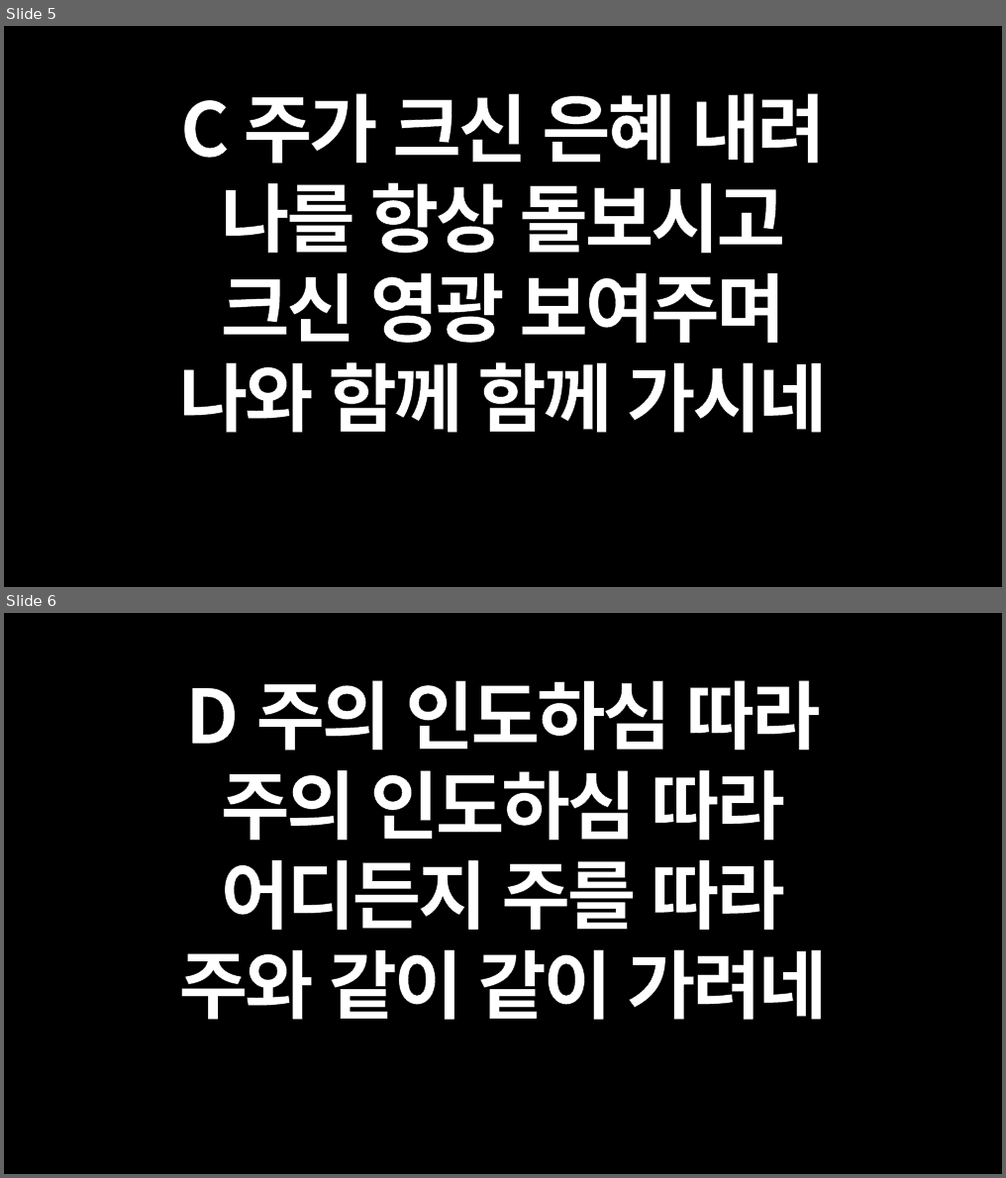
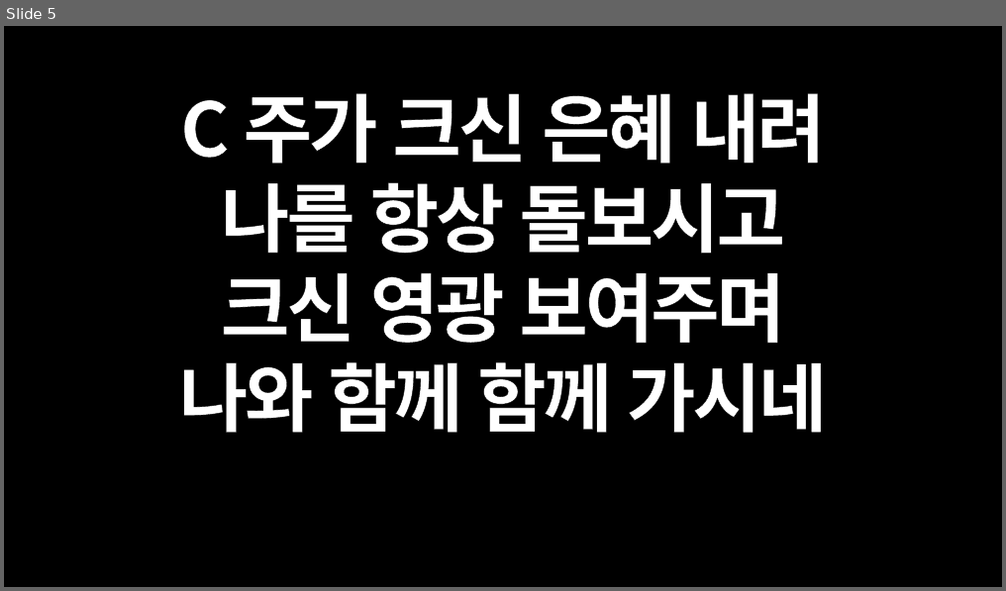
Before and after one commit to JohnHaan/lyrics-generator, a slide deck: songs/song-05/song.pptx. Shown one above the other, each under a label of ours: slides 5 and 6 before the commit, slide 5 after it. The pictures are 1006x1178 and 1006x591 pixels, drawn with LibreOffice and Linux fonts; fonts in the diff are those of the drawing. Boxes give left, top, right and bottom in pixels: in the first picture for what was removed or moved away, otherwise in the second. Text is boxed around its words. In the diff, an @@ line names an element or a change of style, - is before the commit and + after.

```diff
--- a/songs/song-05/song.pptx
+++ b/songs/song-05/song.pptx
@@ slide 6 removed at (4,613,1002,1174), background #000000 @@
@@ text removed at (179,680,827,1020) @@
-D 주의 인도하심 따라
-주의 인도하심 따라
-어디든지 주를 따라
-주와 같이 같이 가려네
```
Also in this commit, not shown: 1 slide changed, 1 other slide removed, 11 other files.
